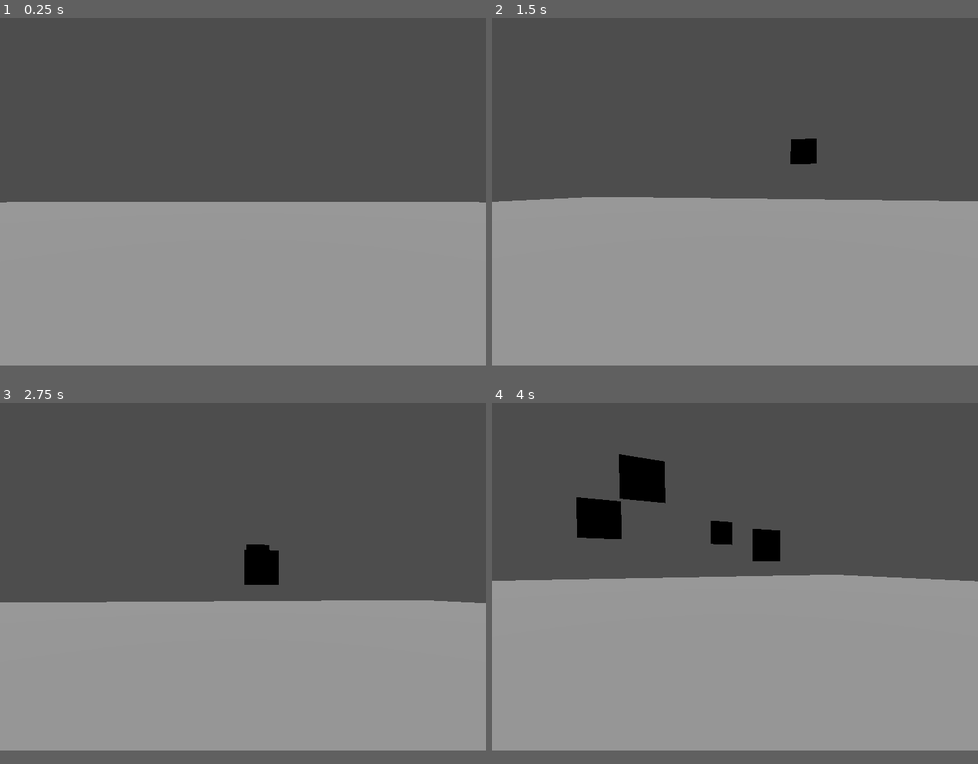
Above: before the commit, frames 1-4 (two rows, left to right).
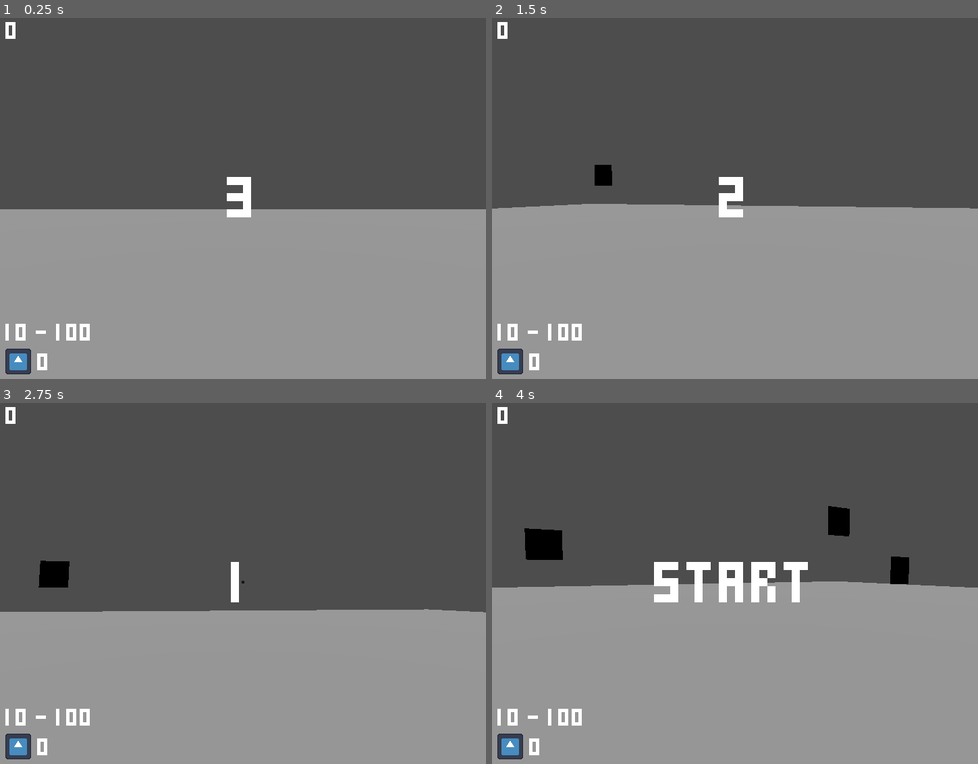
Above: after the commit, the same moments.

Repository: snipchu/shotgun_showdown
Game: Godot game, scene res://scenes/world.tscn
Same seed, same stepped clock (60 frames per second), same inputs: the game is played once before the commit and once after it. The engine's default icon, where the game draws it, is replaced by a stand-in: a white triangle on a blue panel in a dark square.
Inputs (mouse positions are in pixels of both pictures, inside the frame that each line leads up to):
- Up to frame 1 (0.25 s): no input
- Up to frame 2 (1.5 s): tap Enter at 0.5 s; move the mouse to (764, 187) at 0.52 s; move the mouse to (710, 191) at 1.27 s
- Up to frame 3 (2.75 s): move the mouse to (252, 569) at 2.02 s
- Up to frame 4 (4 s): move the mouse to (730, 579) at 2.77 s; move the mouse to (769, 579) at 3.52 s
The window is 720x520 before the commit and 720x540 after it. Grey fills any space a smaller window leaves; there, only what the larger window draws over its background counts as a difference.

The runs differ from the first frame. In frame 1, 3.3% of the frame differs, in the area x 0-100%, y 1-99%; in frame 2, 3.7%; in frame 3, 4.8%; in frame 4, 8.3%.

Commit message:
added wakatime, more bird script

Diff:
--- a/project.godot
+++ b/project.godot
@@ -18,7 +18,8 @@
 [display]
 
 window/size/viewport_width=720
-window/size/viewport_height=520
+window/size/viewport_height=540
+window/size/resizable=false
 
 [editor_plugins]
 
@@ -37,4 +38,5 @@
 
 [rendering]
 
+textures/canvas_textures/default_texture_filter=0
 renderer/rendering_method="mobile"
--- a/scenes/world.tscn
+++ b/scenes/world.tscn
@@ -1,24 +1,91 @@
-[gd_scene load_steps=3 format=3 uid="uid://byvpwn0lesob4"]
+[gd_scene load_steps=6 format=3 uid="uid://byvpwn0lesob4"]
 
 [ext_resource type="PackedScene" uid="uid://ddsd8phiytxwf" path="res://scenes/bruce.tscn" id="1_c5da6"]
 [ext_resource type="Script" path="res://scripts/world.gd" id="1_lnlqk"]
+[ext_resource type="FontFile" uid="uid://dtj7h64oskytp" path="res://assets/wendy.ttf" id="2_44krh"]
+[ext_resource type="Texture2D" uid="uid://c0jjr1qyb5noi" path="res://assets/crosshair.png" id="2_a7ab6"]
+[ext_resource type="Texture2D" uid="uid://bx6d4w0ixentw" path="res://icon.svg" id="4_vcjob"]
 
 [node name="world" type="Node3D"]
 script = ExtResource("1_lnlqk")
 
-[node name="UI" type="CanvasLayer" parent="."]
+[node name="HUD" type="CanvasLayer" parent="."]
 
-[node name="ammo" type="RichTextLabel" parent="UI"]
-offset_right = 40.0
-offset_bottom = 40.0
+[node name="crosshair" type="TextureRect" parent="HUD"]
+self_modulate = Color(1, 1, 1, 0.729412)
+anchors_preset = 8
+anchor_left = 0.5
+anchor_top = 0.5
+anchor_right = 0.5
+anchor_bottom = 0.5
+offset_left = -20.0
+offset_top = -20.0
+offset_right = 20.0
+offset_bottom = 20.0
+grow_horizontal = 2
+grow_vertical = 2
+size_flags_horizontal = 4
+size_flags_vertical = 4
+texture = ExtResource("2_a7ab6")
+stretch_mode = 3
 
-[node name="score" type="RichTextLabel" parent="UI"]
-offset_right = 40.0
-offset_bottom = 40.0
+[node name="Icon" type="Sprite2D" parent="HUD"]
+position = Vector2(27, 514)
+scale = Vector2(0.3, 0.3)
+texture = ExtResource("4_vcjob")
 
-[node name="crosshair" type="TextureRect" parent="UI"]
-offset_right = 40.0
-offset_bottom = 40.0
+[node name="countdown" type="Label" parent="HUD"]
+anchors_preset = 8
+anchor_left = 0.5
+anchor_top = 0.5
+anchor_right = 0.5
+anchor_bottom = 0.5
+offset_left = -181.5
+offset_top = -72.0
+offset_right = 181.5
+offset_bottom = 72.0
+grow_horizontal = 2
+grow_vertical = 2
+theme_override_fonts/font = ExtResource("2_44krh")
+theme_override_font_sizes/font_size = 120
+text = "3"
+horizontal_alignment = 1
+vertical_alignment = 1
+
+[node name="timer" type="Label" parent="HUD"]
+offset_left = 8.0
+offset_right = 48.0
+offset_bottom = 45.0
+theme_override_fonts/font = ExtResource("2_44krh")
+theme_override_font_sizes/font_size = 50
+text = "20"
+
+[node name="score" type="Label" parent="HUD"]
+anchors_preset = 2
+anchor_top = 1.0
+anchor_bottom = 1.0
+offset_left = 55.0
+offset_top = -48.0
+offset_right = 136.0
+offset_bottom = -1.0
+grow_vertical = 0
+theme_override_fonts/font = ExtResource("2_44krh")
+theme_override_font_sizes/font_size = 50
+text = "0"
+
+[node name="ammo" type="Label" parent="HUD"]
+anchors_preset = 2
+anchor_top = 1.0
+anchor_bottom = 1.0
+offset_left = 8.0
+offset_top = -92.0
+offset_right = 148.0
+offset_bottom = -47.0
+grow_vertical = 0
+size_flags_horizontal = 4
+theme_override_fonts/font = ExtResource("2_44krh")
+theme_override_font_sizes/font_size = 50
+text = "10 - 100"
 
 [node name="light" type="DirectionalLight3D" parent="."]
 transform = Transform3D(1, 0, 0, 0, -4.37114e-08, 1, 0, -1, -4.37114e-08, 0, 7, 0)
@@ -29,11 +96,17 @@
 
 [node name="bruce" parent="." instance=ExtResource("1_c5da6")]
 
-[node name="bird_spawn" type="Timer" parent="."]
-
 [node name="gamelength" type="Timer" parent="."]
-wait_time = 20.0
+wait_time = 21.0
 one_shot = true
 
+[node name="bird_spawn" type="Timer" parent="."]
+autostart = true
+
+[node name="countdown" type="Timer" parent="."]
+wait_time = 4.0
+one_shot = true
+autostart = true
+
+[connection signal="timeout" from="gamelength" to="." method="_on_gamelength_timeout"]
 [connection signal="timeout" from="bird_spawn" to="." method="_on_bird_spawn_timeout"]
-[connection signal="timeout" from="gamelength" to="." method="_on_gamelength_timeout"]
--- a/scripts/birdy.gd
+++ b/scripts/birdy.gd
@@ -1,15 +1,14 @@
 extends AnimatableBody3D
 
-var coin : float
+var coin : int
 var speed : float
 
-func get_coin(): return coin
+func _get_coin() -> int: return coin
 
-func _ready() -> void:
+func start() -> void:
 	coin = -1 if (randi_range(0,1)==0) else 1
-	speed = randf_range(2,5)
-	print(coin)
+	speed = randf_range(3,6)
 
 func _process(delta: float) -> void:
-	position.x += speed*delta if get_coin()==1  else -speed*delta
+	position.x += speed*delta if _get_coin()==1  else -speed*delta
 	if (position.x>15 || position.x<-15): queue_free()
--- a/scripts/camera.gd
+++ b/scripts/camera.gd
@@ -4,7 +4,8 @@
 const SMOOTHNESS = 15
 const LOWER_MAX := -20
 const UPPER_MAX := 40
-
+const LEFT_MAX := -60
+const RIGHT_MAX := 60
 @onready var camera = $Camera3D
 var camera_input : Vector2
 var rotation_velocity : Vector2
@@ -13,12 +14,13 @@
 	Input.set_mouse_mode(Input.MOUSE_MODE_CAPTURED)
 
 func _unhandled_input(event: InputEvent) -> void:
-	if event is InputEventMouseMotion:
+	if (event is InputEventMouseMotion):
 		camera_input = event.relative
 
 func _process(delta: float) -> void:
 	rotation_velocity = rotation_velocity.lerp(camera_input*SENSITIVITY, SMOOTHNESS*delta)
 	rotate_y(-deg_to_rad(rotation_velocity.x))
+	rotation.y = clamp(rotation.y, deg_to_rad(LEFT_MAX), deg_to_rad(RIGHT_MAX))
 	camera.rotate_x(-deg_to_rad(rotation_velocity.y))
 	camera.rotation.x = clamp(camera.rotation.x, deg_to_rad(LOWER_MAX), deg_to_rad(UPPER_MAX))
 	camera_input = Vector2.ZERO
--- a/scripts/world.gd
+++ b/scripts/world.gd
@@ -3,17 +3,24 @@
 
 func _ready() -> void:
 	randomize()
-	$bird_spawn.start()
+	await get_tree().create_timer(4).timeout
+	$HUD/timer.visible = true
+	$HUD/countdown.visible = false
 	$gamelength.start()
 
-func _on_bird_spawn_timeout() -> void:
-	var birdy = birdyscene.instantiate()
-	birdy.position.x = 0
-	birdy.position.z = -10+(randf()*6)
-	birdy.position.y = randf_range(1,3)
-	print("Spawning bird at X="+str(birdy.position.x)+"\tY="+str(birdy.position.y)+"\tZ="+str(birdy.position.z))
-	add_child(birdy)
+func _process(delta: float) -> void:
+	$HUD/timer.text = str(floor($gamelength.time_left))
+	$HUD/countdown.text = str(floor($countdown.time_left)) if floor($countdown.time_left)!=0 else "START"
 
 func _on_gamelength_timeout() -> void:
 	print("Game has ended!")
 	$bird_spawn.stop()
+
+func _on_bird_spawn_timeout() -> void:
+	var birdy = birdyscene.instantiate()
+	birdy.start()
+	birdy.position.z = -10+(randf()*5)
+	birdy.position.y = randf_range(0,3)
+	birdy.position.x = -10 if (birdy._get_coin()==1) else 10
+	add_child(birdy)
+	$bird_spawn.wait_time = randf_range(.5,1)
Binary file added: assets/crosshair.png
Not shown, changed: assets/crosshair.png.import
Binary file added: assets/wendy.ttf
Not shown, added: assets/wendy.ttf.import
Binary file removed: wakatime_logo.jpg
Not shown, removed: README.md
